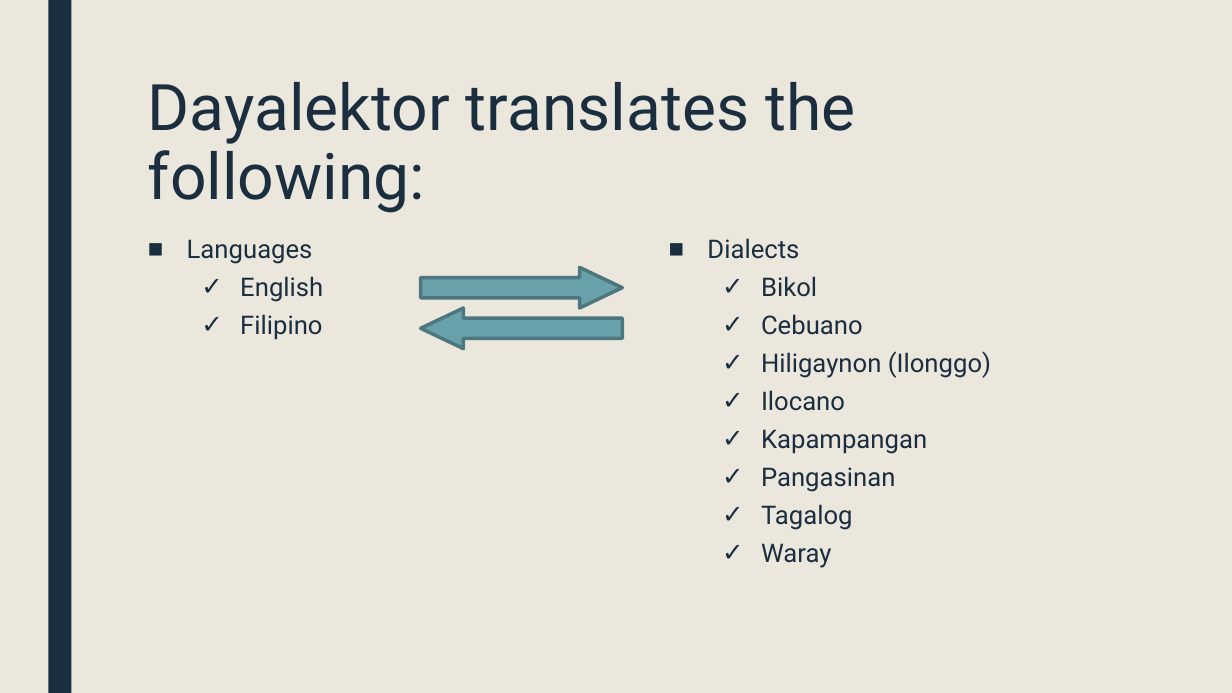
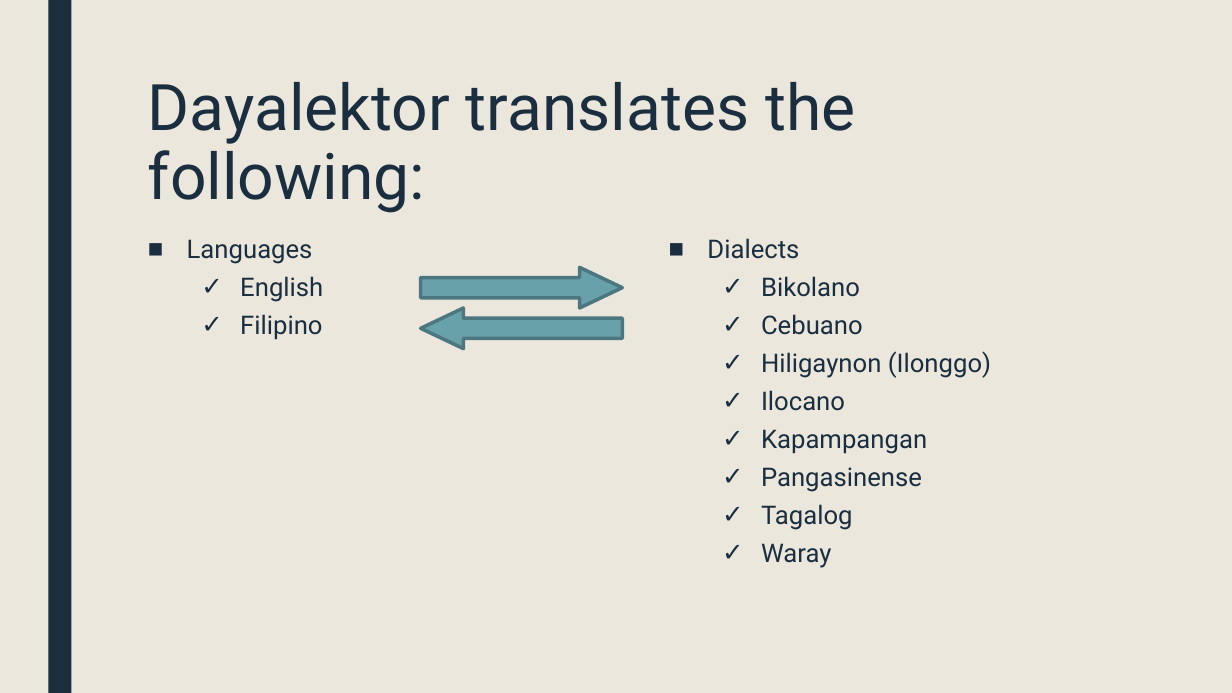
Before and after one commit to mlbelchez/Project---TENTREP, a slide deck: slide 10 of Presentation/PPT/Presentation 2.pptx (slide 9 before the commit). Drawn at 1232x693 pixels with LibreOffice and Linux fonts; fonts in the diff are those of the drawing. Boxes give left, top, right and bottom in pixels: in the first picture for what was removed or moved away, otherwise in the second. Text is boxed around its words. In the diff, an @@ line names an element or a change of style, - is before the commit and + after.

```diff
--- a/Presentation/PPT/Presentation 2.pptx
+++ b/Presentation/PPT/Presentation 2.pptx
@@ text at (761, 276, 860, 297): text changed @@
-  ✓ Bikol
+  ✓ Bikolano
@@ text at (761, 467, 922, 492): text changed @@
-  ✓ Pangasinan
+  ✓ Pangasinense
```
Also in this commit, not shown: 1 other slide changed, 3 slides added, 1 slide removed.
